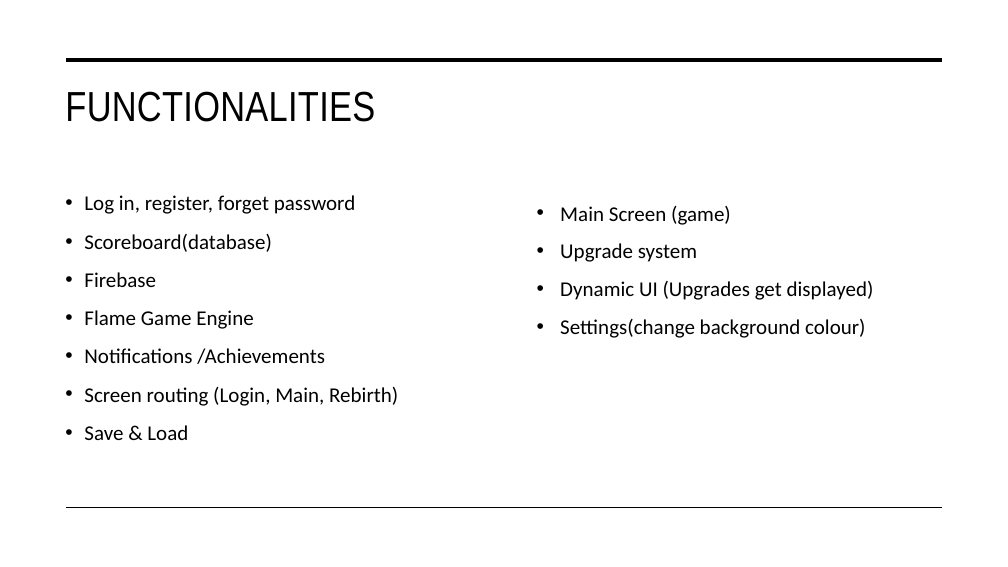
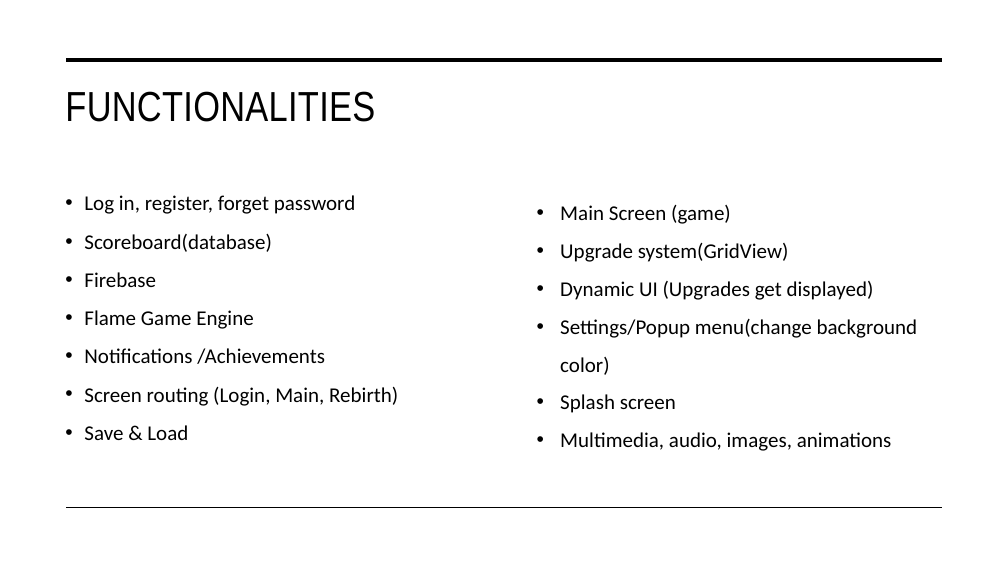
Before and after one commit to OliverDAvino/AppDev2FinalProject, a slide deck: slide 4 of AppDev2Presentation.pptx. Drawn at 1008x567 pixels with LibreOffice and Linux fonts; fonts in the diff are those of the drawing. Boxes give left, top, right and bottom in pixels: in the first picture for what was removed or moved away, otherwise in the second. Text is boxed around its words. In the diff, an @@ line names an element or a change of style, - is before the commit and + after.

```diff
--- a/AppDev2Presentation.pptx
+++ b/AppDev2Presentation.pptx
@@ text at (x1=560, y1=243, x2=789, y2=262): text changed @@
-• Upgrade system
+• Upgrade system(GridView)
@@ text at (x1=560, y1=319, x2=918, y2=451): text changed @@
-• Settings(change background colour)
+• Settings/Popup menu(change background color)
+• Splash screen
+• Multimedia, audio, images, animations
```
Also in this commit, not shown: 1 other slide changed, 1 slide added, 1 other file.
